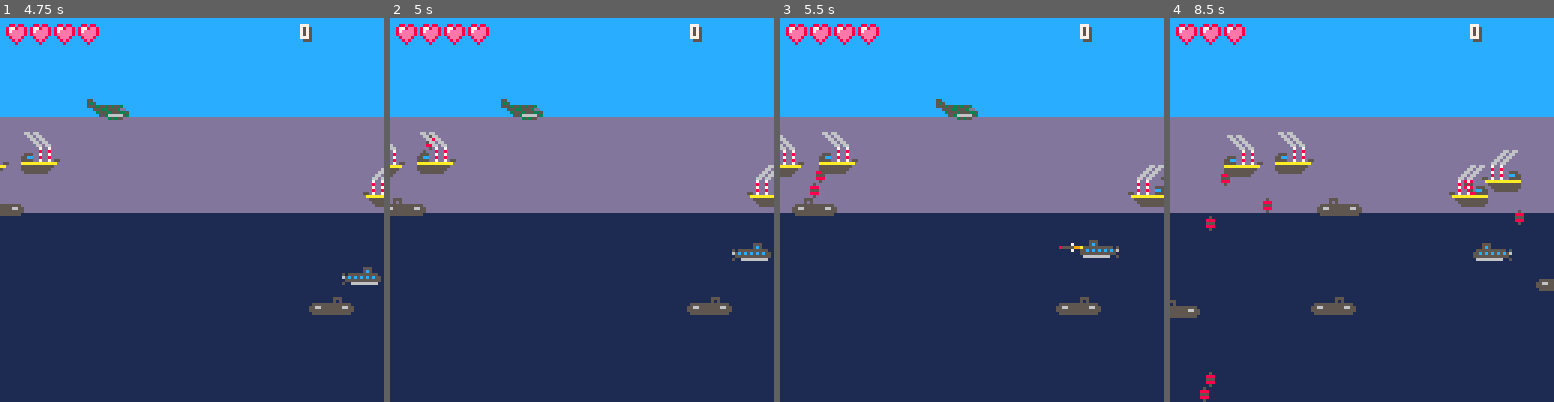
Above: before the commit, frames 1-4 (left to right).
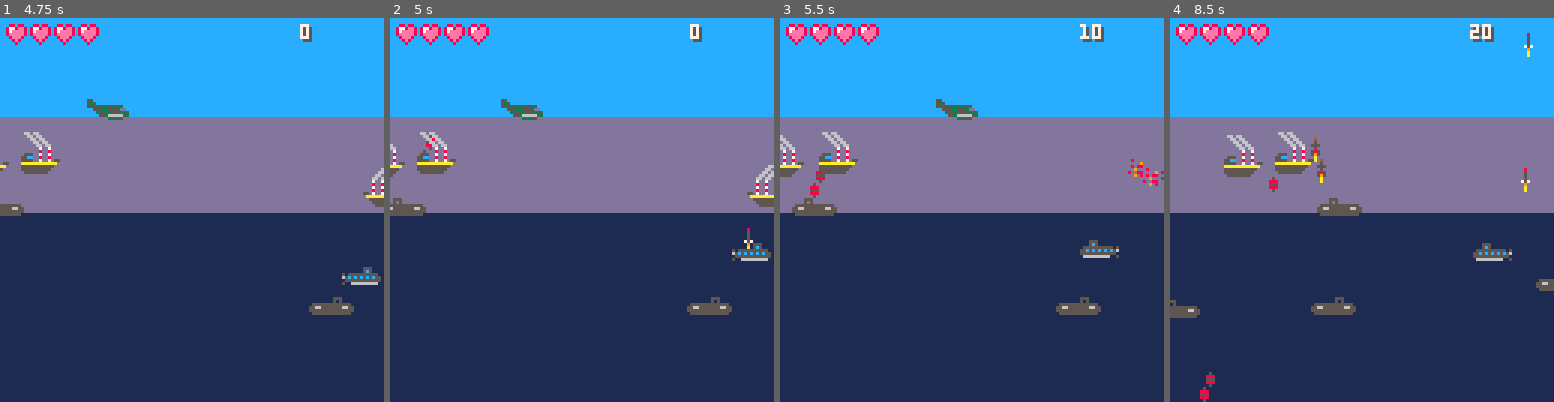
Above: after the commit, the same moments.

Repository: sebkester/pico-carts
Game: PICO-8 cartridge sud.p8
Same seed, same stepped clock (60 frames per second), same inputs: the game is played once before the commit and once after it.
Inputs:
- Up to frame 1 (4.75 s): tap X (X key) at 0.33, 1.07, 1.85, 2.97, 4.08 s; tap O (Z key) at 0.7, 1.7, 2.1, 2.5, 2.9, 3.3, 3.7, 4.1, 4.5 s; hold Right 1.6-2.1 s; hold Up 2.15-2.42 s; hold Right 2.47-3.03 s; hold Left 3.08-3.58 s; hold Down 3.63-3.97 s; hold Right 4.02-4.68 s; hold Up from 4.73 s (still down)
- Up to frame 2 (5 s): keep holding Up; tap O (Z key) at 4.9 s
- Up to frame 3 (5.5 s): release Up at 5.03 s; hold Left from 5.08 s (still down); tap X (X key) at 5.2 s; tap O (Z key) at 5.3 s
- Up to frame 4 (8.5 s): release Left at 5.68 s; tap O (Z key) every 0.4 s from 5.7 to 8.1 s; hold Down 5.73-6.03 s; hold Right 6.08-6.58 s; tap X (X key) at 6.32, 7.43 s; hold Right 6.63-7.13 s; hold Up 7.18-7.45 s; hold Right 7.5-8.07 s; hold Left from 8.12 s (still down)

Frame 1 is identical in both runs. In frame 2, less than 0.1% of the frame differs, in the area x 92-95%, y 54-61%; in frame 3, 0.9%; in frame 4, 2.1%, in the area x 9-95%, y 1-56%.

Commit message:
Update sud.p8

Diff:
--- a/sud.p8
+++ b/sud.p8
@@ -134,9 +134,8 @@
 		 add_shot(p.x+3, p.y,0,-2,1,61,false,false)
 			p.load_delay = 20
 			sfx(7)
-		end
-
-		if (btnp(5)) then
+	 end
+	 if (btnp(5) and p.load_delay < 0) then
 		 v = 2
 		 x = 0
 
@@ -144,7 +143,7 @@
 		 	v = -v
 		 end
 		 add_shot(p.x+x, p.y,v,0,2,3,p.flip,false)
-			p.load_delay = 30
+			p.load_delay = 20
 			sfx(6)
 		end
 
